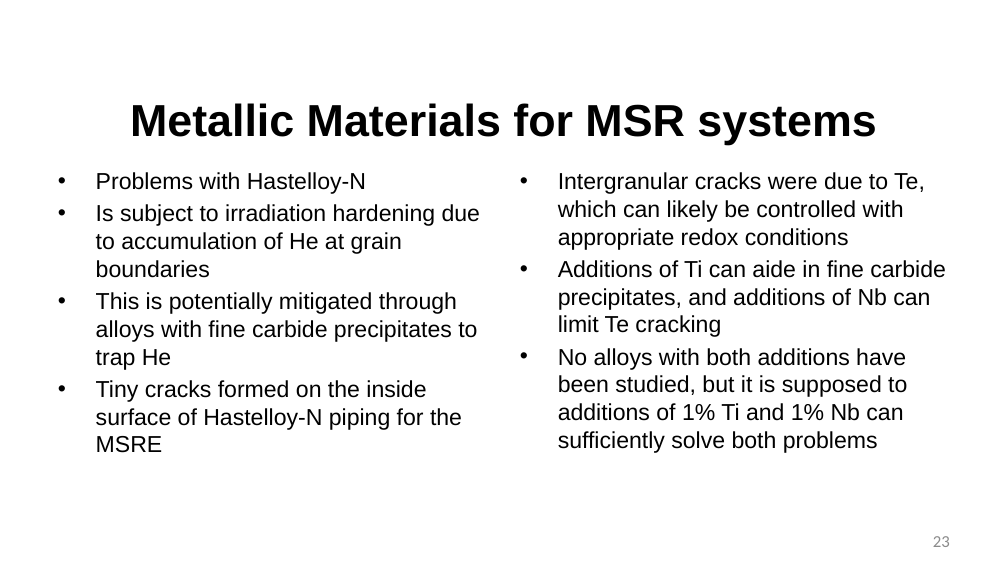
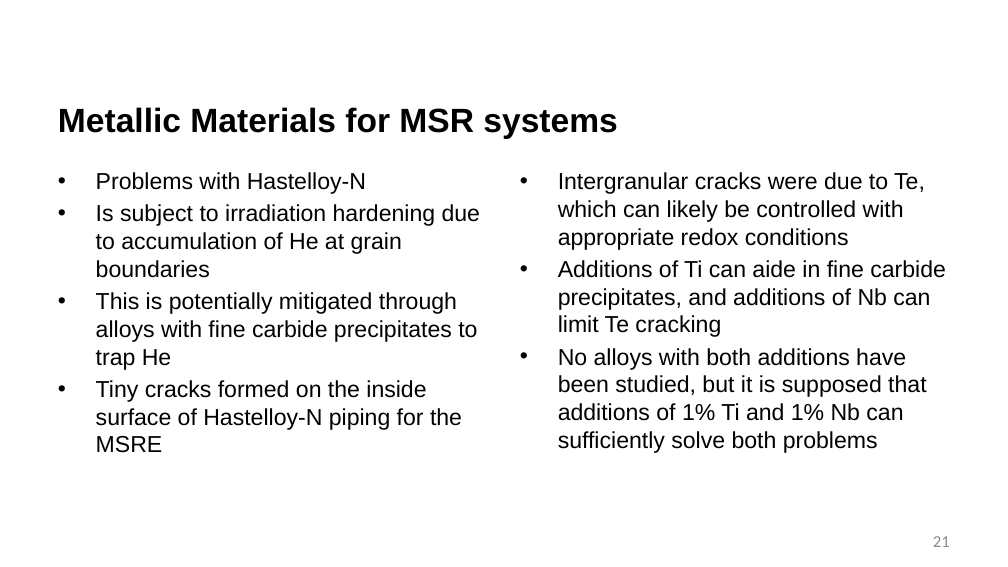
Before and after one commit to benbeeler/TEACHING, a slide deck: slide 21 of Advanced Reactor Materials/Fall2025/Lec14_MoltenSalts.pptx (slide 23 before the commit). Drawn at 1008x567 pixels with LibreOffice and Linux fonts; fonts in the diff are those of the drawing; background and template pictures are left out. Boxes give left, top, right and bottom in pixels: in the first picture for what was removed or moved away, otherwise in the second. Text is boxed around its words. In the diff, an @@ line names an element or a change of style, - is before the commit and + after.

```diff
--- a/Advanced Reactor Materials/Fall2025/Lec14_MoltenSalts.pptx
+++ b/Advanced Reactor Materials/Fall2025/Lec14_MoltenSalts.pptx
@@ title "Metallic Materials for MSR systems" at [58,107,617,139]: size 42.7 to 32 pt; alignment centre to left @@
@@ text at [558,348,926,453]: text changed @@
-• No alloys with both additions have been studied, but it is supposed to additions of 1% Ti and 1% Nb can sufficiently solve both problems
+• No alloys with both additions have been studied, but it is supposed that additions of 1% Ti and 1% Nb can sufficiently solve both problems
@@ page number at [933,536,950,547]: text changed @@
-23
+21
```
Also in this commit, not shown: 25 other slides changed, 4 slides added, 2 slides removed, 6 other files.
